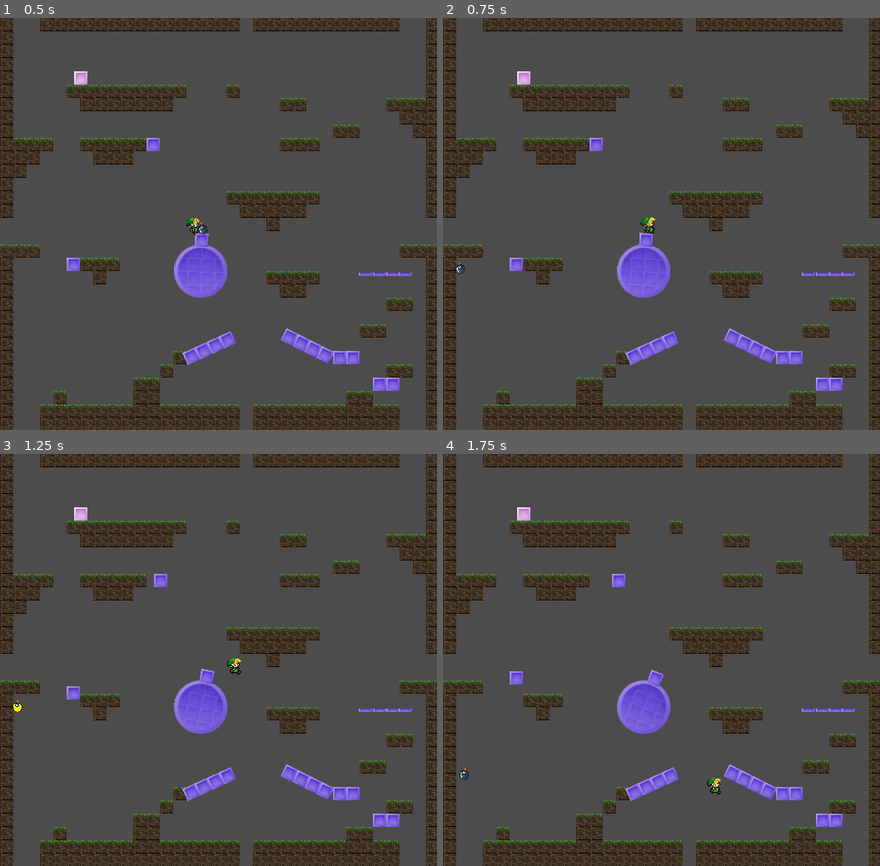
Above: before the commit, frames 1-4 (two rows, left to right).
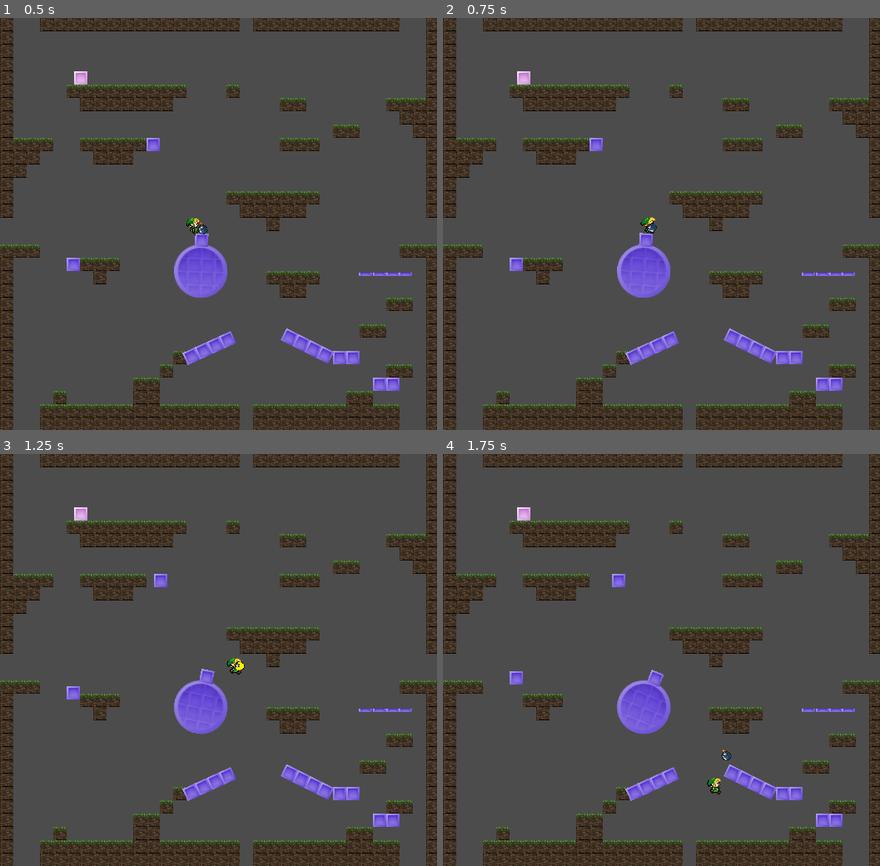
Above: after the commit, the same moments.

Repository: HorryH/godot-playground-2d
Game: Godot game, scene res://colworld.tscn
Same seed, same stepped clock (60 frames per second), same inputs: the game is played once before the commit and once after it.
Inputs:
- Up to frame 1 (0.5 s): no input
- Up to frame 2 (0.75 s): hold Right (move_right) from 0.53 s (still down); hold B (bomb) from 0.53 s (still down)
- Up to frame 3 (1.25 s): keep holding Right (move_right); keep holding B (bomb); tap Space (jump) at 0.77 s
- Up to frame 4 (1.75 s): keep holding Right (move_right); release B (bomb) at 1.28 s; tap B (bomb) at 1.35 s; tap Space (jump) at 1.52 s

Frame 1 is identical in both runs. In frame 2, less than 0.1% of the frame differs, in the area x 2-49%, y 49-63%; in frame 3, less than 0.1%; in frame 4, less than 0.1%, in the area x 3-67%, y 71-79%.

Commit message:
Spawn bomb at player's position

Diff:
--- a/bomb.gd
+++ b/bomb.gd
@@ -1,6 +1,7 @@
 extends RigidBody2D
 
 var new_position = null
+onready var player = get_node("../../colworld/player")
 
 func set_position(position):
 	new_position = position
@@ -8,7 +9,7 @@
 func _physics_process(delta):
 	var bomb_pressed = Input.is_action_pressed("bomb")
 	if bomb_pressed:
-		set_position(Vector2(20, 300))
+		set_position(player.position)
 
 func _integrate_forces(state):
 	if new_position:
